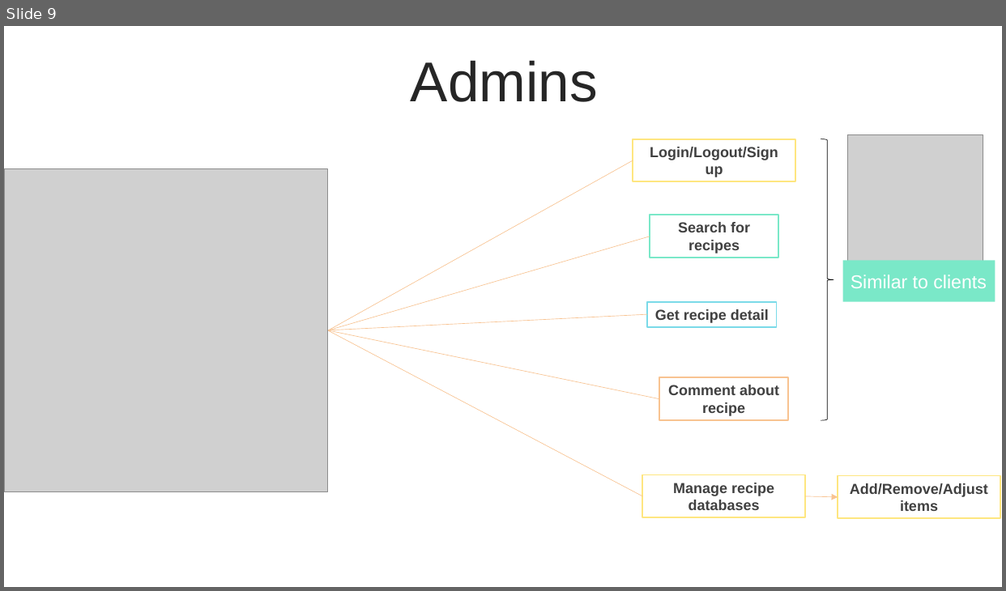
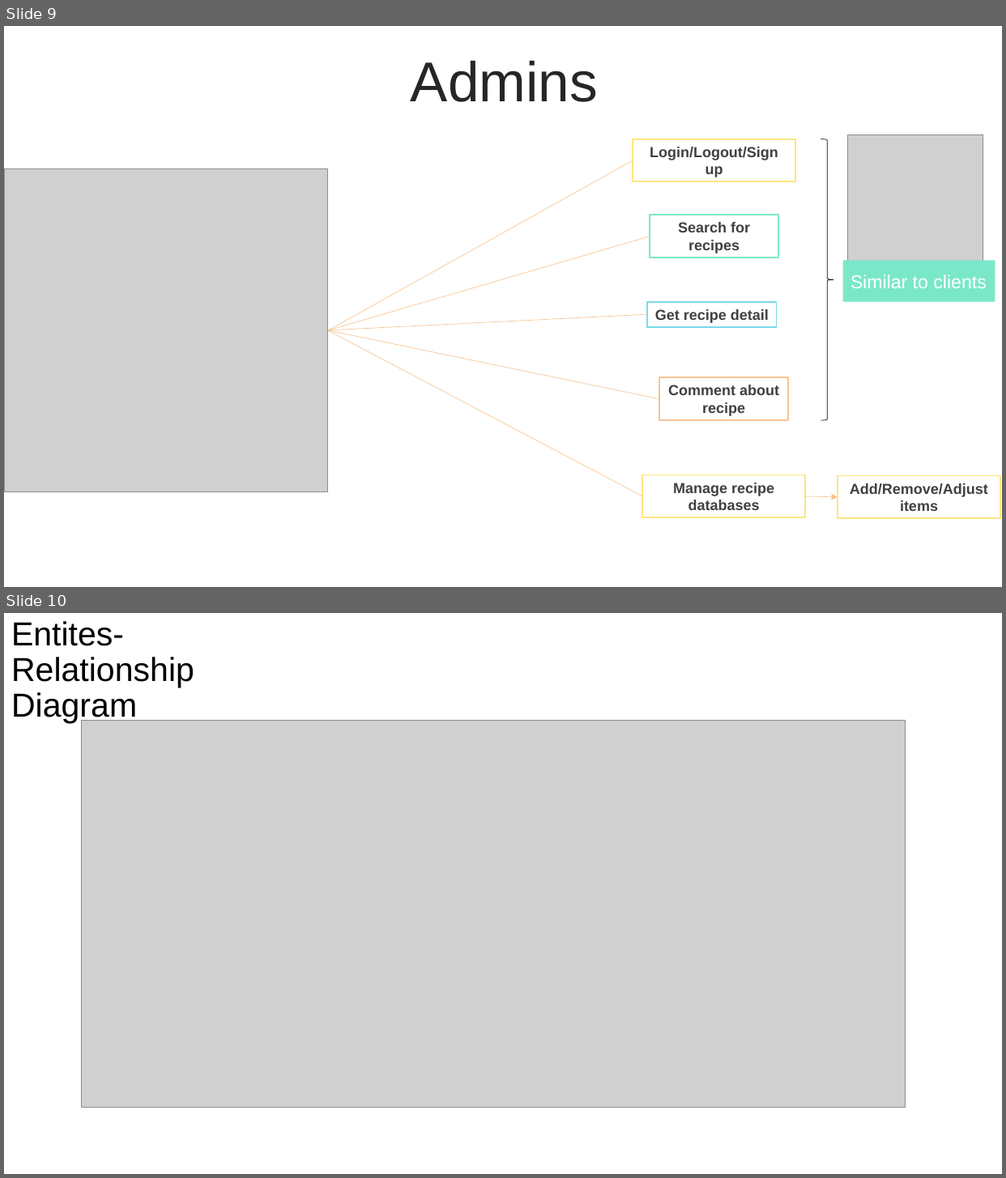
Before and after one commit to epicwarhd/Database-Project, a slide deck: 2_DatabaseDesign_CookingPortal.pptx. Shown one above the other, each under a label of ours: slide 9 before the commit, slides 9 and 10 after it. The pictures are 1006x591 and 1006x1178 pixels, drawn with LibreOffice and Linux fonts; fonts in the diff are those of the drawing; grey boxes stand for pictures. Boxes give left, top, right and bottom in pixels: in the first picture for what was removed or moved away, otherwise in the second. Text is boxed around its words. In the diff, an @@ line names an element or a change of style, - is before the commit and + after.

```diff
--- a/2_DatabaseDesign_CookingPortal.pptx
+++ b/2_DatabaseDesign_CookingPortal.pptx
@@ slide 10 added at bbox=[4, 613, 1002, 1174], background #FFFFFF @@
@@ text added at bbox=[11, 621, 194, 724], 32 pt, text #000000 @@
+Entites-Relationship Diagram
@@ picture added at bbox=[82, 720, 906, 1108] @@
```
Also in this commit, not shown: 1 slide changed, 1 other slide added.
